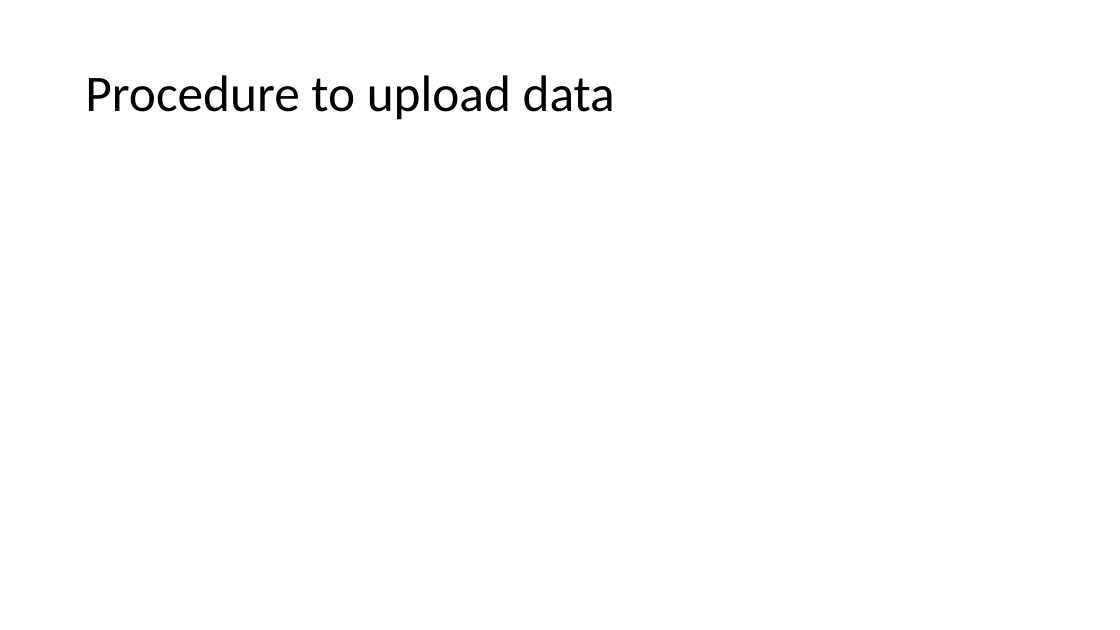
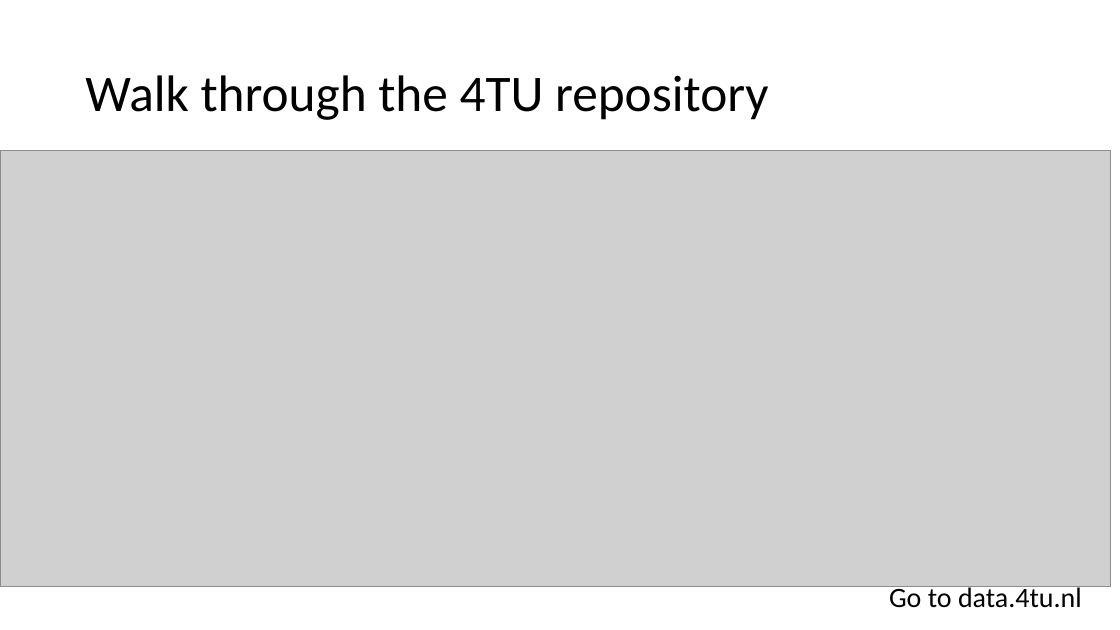
Before and after one commit to leilaicruz/Git4TUmembers_lesson, a slide deck: slide 11 of Get to know 4TU (day 2).pptx (slide 6 before the commit). Drawn at 1120x630 pixels with LibreOffice and Linux fonts; fonts in the diff are those of the drawing; grey boxes stand for pictures. Boxes give left, top, right and bottom in pixels: in the first picture for what was removed or moved away, otherwise in the second. Text is boxed around its words. In the diff, an @@ line names an element or a change of style, - is before the commit and + after.

```diff
--- a/Get to know 4TU (day 2).pptx
+++ b/Get to know 4TU (day 2).pptx
@@ title at box(85, 75, 769, 120): text changed @@
-Procedure to upload data
+Walk through the 4TU repository
@@ picture added at box(0, 150, 1111, 587) @@
@@ text added at box(889, 584, 1082, 608), 24 pt, text #000000 @@
+Go to data.4tu.nl
```
Also in this commit, not shown: 2 other slides changed, 16 slides added, 2 slides removed, 19 other files.
